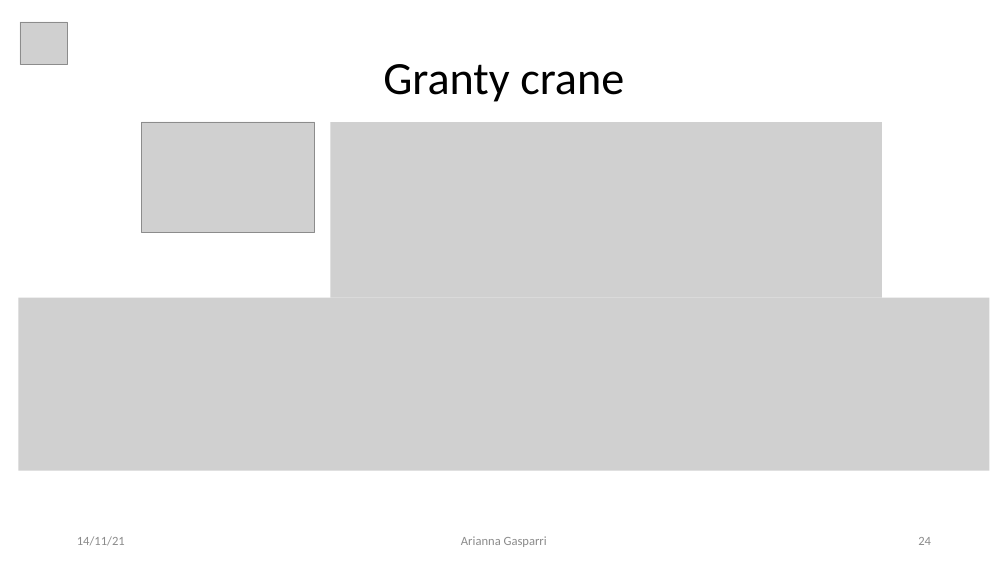
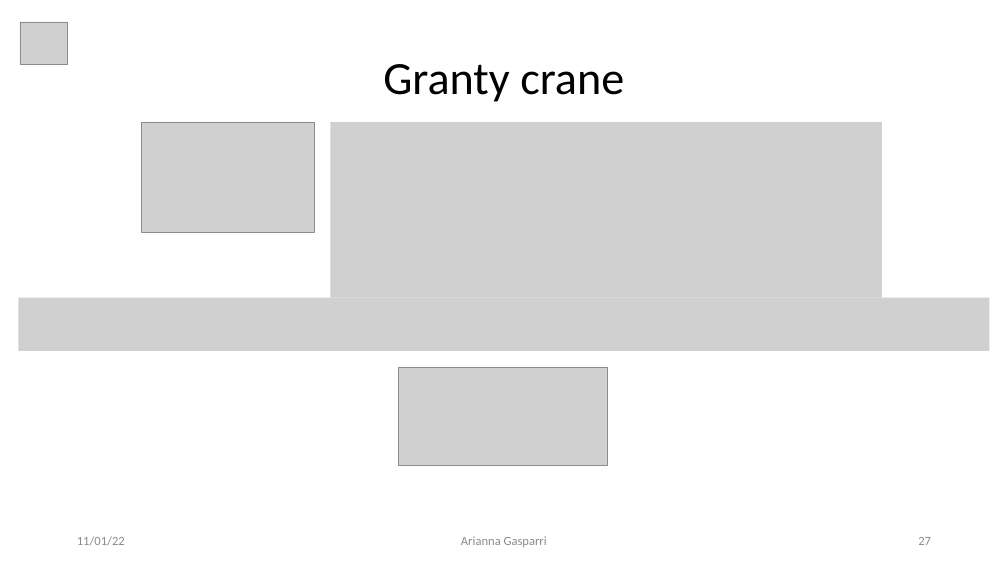
Before and after one commit to giga487/BicchiGas, a slide deck: slide 27 of Relazione/Presentazione.pptx (slide 24 before the commit). Drawn at 1008x567 pixels with LibreOffice and Linux fonts; fonts in the diff are those of the drawing; grey boxes stand for pictures. Boxes give left, top, right and bottom in pixels: in the first picture for what was removed or moved away, otherwise in the second. Text is boxed around its words. In the diff, an @@ line names an element or a change of style, - is before the commit and + after.

```diff
--- a/Relazione/Presentazione.pptx
+++ b/Relazione/Presentazione.pptx
@@ picture: place and size @@
-picture at (18,298,989,471)
+picture at (18,298,989,352)
@@ picture added at (399,368,608,466) @@
@@ text at (77,536,125,546): text changed @@
-14/11/21
+11/01/22
@@ page number at (918,537,931,545): text changed @@
-24
+27
```
Also in this commit, not shown: 23 other slides changed, 14 slides added, 3 slides removed, 44 other files.
